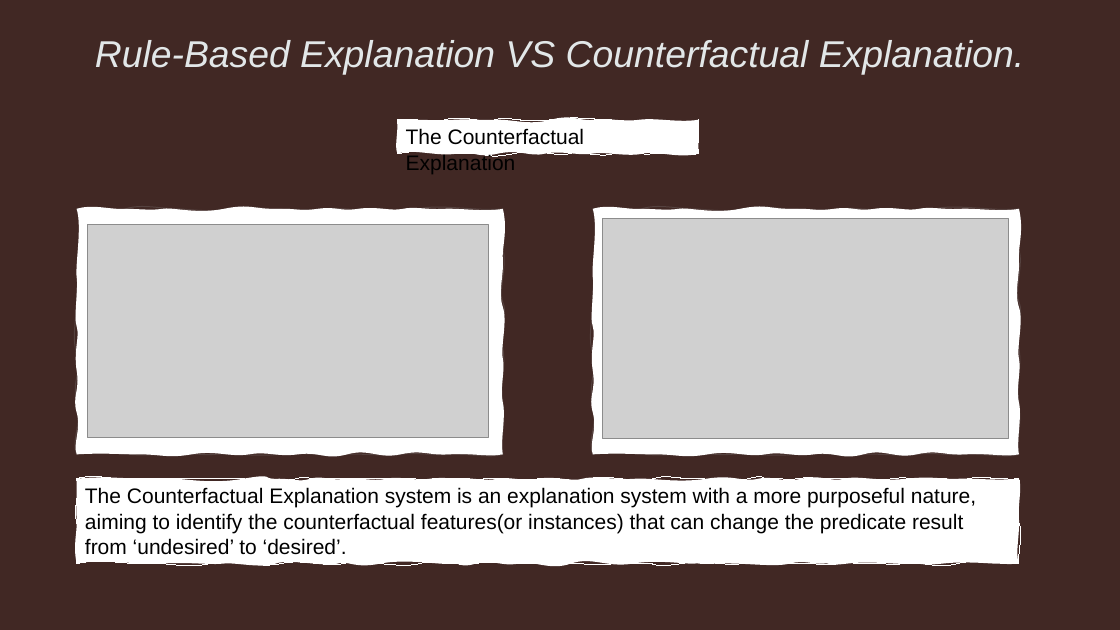
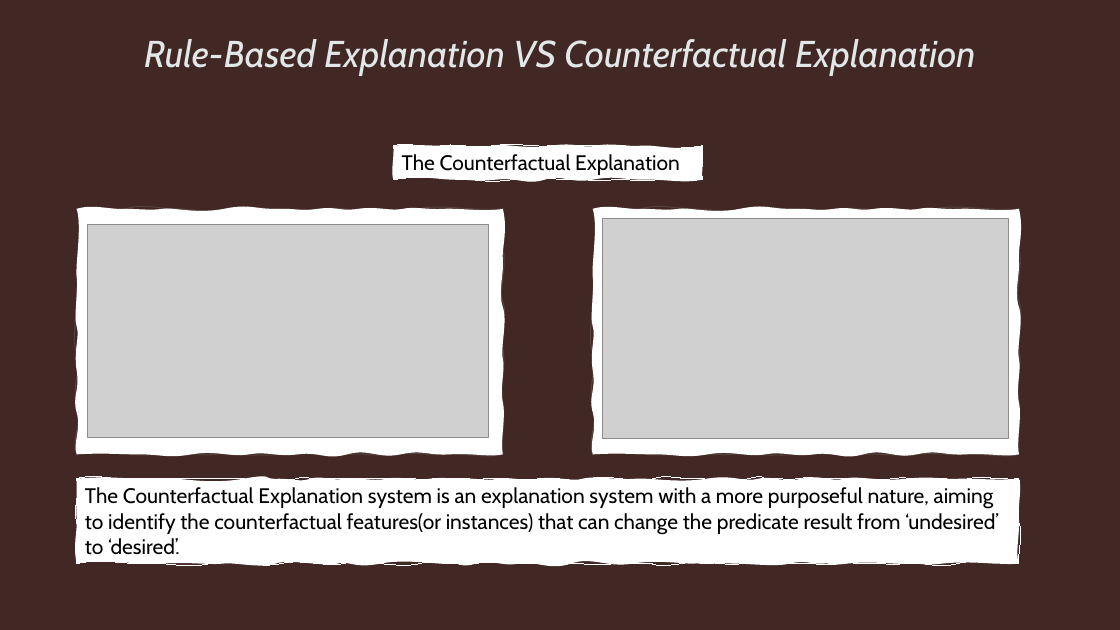
Before and after one commit to IITTeaching/cs520-f23-group-23, a slide deck: slide 12 of main-520-project/CS_520_Paper_Review_Group23.pptx. Drawn at 1120x630 pixels with LibreOffice and Linux fonts; fonts in the diff are those of the drawing; grey boxes stand for pictures. Boxes give left, top, right and bottom in pixels: in the first picture for what was removed or moved away, otherwise in the second. Text is boxed around its words. In the diff, an @@ line names an element or a change of style, - is before the commit and + after.

```diff
--- a/main-520-project/CS_520_Paper_Review_Group23.pptx
+++ b/main-520-project/CS_520_Paper_Review_Group23.pptx
@@ title at (x1=144, y1=39, x2=976, y2=76): text changed; font Arial to Cabin @@
-Rule-Based Explanation VS Counterfactual Explanation.
+Rule-Based Explanation VS Counterfactual Explanation
@@ freeform shape "The Counterfactual Explanation" at (x1=393, y1=145, x2=702, y2=179): font Arial to Cabin @@
@@ freeform shape "The Counterfactual Explanation" resized from (x1=397, y1=120, x2=698, y2=154) to (x1=393, y1=145, x2=702, y2=179) @@
@@ freeform shape "The Counterfactual Explanation system is ..." at (x1=76, y1=479, x2=1019, y2=564): font Arial to Cabin @@
```
Also in this commit, not shown: 18 other slides changed, 8 slides added, 2 other files.
